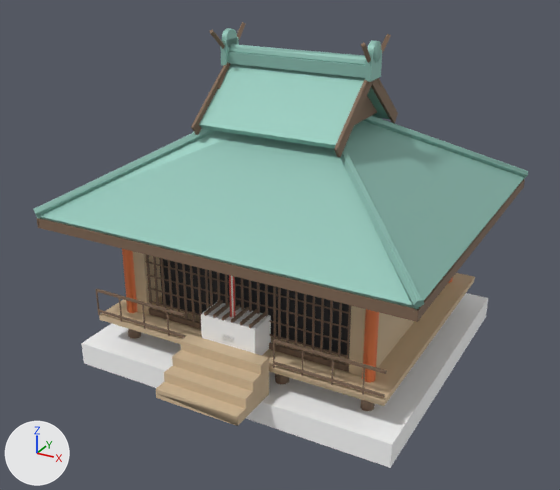
A saved change to the glTF model uminagi-assets/glb/shrine_hall.glb.
Camera for both pictures: a camera (50 mm lens) standing at (7.05, -13.56, 9.01) and looking at (-0.06, -0.63, 2.55). Every picture has the same lights, and +X, +Y and +Z are marked at lower left. The older version comes first. Vertices at exactly the same position are counted once.

The scene before the commit, as lines of its bpy script (objects in view):
```python
ob_shrine_hall_body = bpy.data.objects.new('shrine_hall_body', me_shrine_hall_body)
ob_shrine_hall_body.parent = ob_shrine_hall
ob_shrine_hall_body.location = (0.0, -0.188, 3.392)
ob_shrine_hall_body.scale = (3.96, 3.96, 3.96)
ob_shrine_hall_lod1 = bpy.data.objects.new('shrine_hall_lod1', me_shrine_hall_lod1)
ob_shrine_hall_lod1.parent = ob_shrine_hall
ob_shrine_hall_lod1.location = (0.00392, -0.187, 3.374)
ob_shrine_hall_lod1.scale = (3.96, 3.96, 3.96)
```
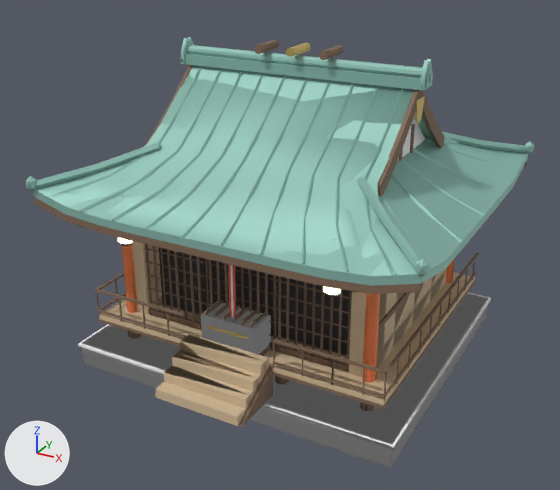
Location of each change, (x1, y1, x2, y2) in pixels of the pictures (560 x 490 px; the box of a moved part takes in the faces that stretch with it):
'shrine_hall_body', reshaped, moved, rescaled
    before: (34, 22, 528, 468)
    after: (25, 37, 534, 468)
'shrine_hall_lod1', reshaped, moved, rescaled
    before: (37, 30, 528, 468)
    after: (27, 38, 534, 467)
part 1 of me_shrine_hall_body, added
    after: (82, 320, 484, 468)
part 2 of me_shrine_hall_body, added
    after: (78, 293, 491, 449)
part 3 of me_shrine_hall_body, added
    after: (129, 331, 141, 339)
part 4 of me_shrine_hall_body, added
    after: (360, 402, 374, 411)
part 5 of me_shrine_hall_body, added
    after: (98, 280, 475, 409)
part 6 of me_shrine_hall_body, added
    after: (95, 272, 124, 291)
part 7 of me_shrine_hall_body, added
    after: (99, 292, 126, 310)
part 8 of me_shrine_hall_body, added
    after: (385, 253, 479, 374)
part 9 of me_shrine_hall_body, added
    after: (385, 272, 476, 397)
part 10 of me_shrine_hall_body, moved or reshaped (not visible before)
    after: (149, 308, 349, 372)
part 11 of me_shrine_hall_body, deleted
    before: (34, 22, 528, 468)
part 12 of me_shrine_hall_body, added
    after: (25, 37, 534, 427)
part 13 of me_shrine_hall_lod1, added
    after: (139, 294, 487, 467)
part 14 of me_shrine_hall_lod1, deleted
    before: (37, 30, 528, 468)
part 15 of me_shrine_hall_lod1, added
    after: (27, 38, 534, 450)

Diff of the bpy script that builds the scene:
```diff
--- a/uminagi-assets/glb/shrine_hall.glb.py
+++ b/uminagi-assets/glb/shrine_hall.glb.py
@@ me_shrine_hall_body @@
 # used by ob_shrine_hall_body; parent = ob_shrine_hall; location = (0.0, -0.188, 3.392); scale = (3.96, 3.96, 3.96)
-me_shrine_hall_body.from_pydata(...)  # 1806 vertices, 3210 faces; spans x -1.0..1.0, y -0.95..0.95, z -0.86..0.86
+me_shrine_hall_body.from_pydata(...)  # 3216 vertices, 5014 faces; spans x -4.01..4.01, y -3.94..3.6, z 0.0..6.53
+# me_shrine_hall_body part 1: a new loose piece, a box spanning x -3.5..3.5, y -3.1..3.1, z 0.0..0.5, in mat_granite (white #ffffff)
+# me_shrine_hall_body part 2: a new loose piece, a box spanning x -3.55..3.55, y -3.15..3.15, z 0.44..0.5, in mat_granite (white #ffffff)
+# me_shrine_hall_body part 3: a new loose piece, a 10-sided cylinder along z spanning x -2.83..-2.57, y -2.42..-2.18, z 0.5..1.0, in mat_wood_frame (brown #816955)
+# me_shrine_hall_body part 4: a new loose piece, a 10-sided cylinder along z spanning x 2.57..2.83, y -2.42..-2.18, z 0.5..1.0, in mat_wood_frame (brown #816955)
+# me_shrine_hall_body part 5: a new loose piece, a box spanning x -3.22..3.22, y -2.82..2.82, z 0.96..1.02, in mat_wood_frame (brown #816955)
+# me_shrine_hall_body part 6: a new loose piece, a box spanning x -3.23..-3.17, y -2.8..2.8, z 1.68..1.72, in mat_wood_frame (brown #816955)
+# me_shrine_hall_body part 7: a new loose piece, a box spanning x -3.22..-3.18, y -2.8..2.8, z 1.2..1.24, in mat_wood_frame (brown #816955)
+# me_shrine_hall_body part 8: a new loose piece, a box spanning x 3.17..3.23, y -2.8..2.8, z 1.68..1.72, in mat_wood_frame (brown #816955)
+# me_shrine_hall_body part 9: a new loose piece, a box spanning x 3.18..3.22, y -2.8..2.8, z 1.2..1.24, in mat_wood_frame (brown #816955)
+# me_shrine_hall_body part 10: the loose piece of 16 vertices spanning x -0.58..0.58, y -0.53..-0.51, z 0.01..0.03 is scaled about its middle by (3.96, 3.98, 4.75), then moved by (0.0, -1.73, 1.16)
+# me_shrine_hall_body part 11: 114 loose pieces with 1790 vertices, spanning x -1.0..1.0, y -0.95..0.95, z -0.86..0.86, are deleted
+# me_shrine_hall_body part 12: 2952 vertices added at x -4.01..4.01, y -3.94..3.6, z 0.5..6.53
+# other edits to the shape of me_shrine_hall_body do not show in these pictures
 me_shrine_hall_body.materials.append(mat_granite)
@@ me_shrine_hall_body @@
 me_shrine_hall_body.materials.append(mat_wood_dark)
-me_shrine_hall_body.materials.append(mat_ink_white)  # white #f9f8f3
+me_shrine_hall_body.materials.append(mat_plaster_white)  # white #ffffff
+me_shrine_hall_body.materials.append(mat_lantern_white)  # white #f9f6ed, glowing beige #ffedcb
@@ me_shrine_hall_lod1 @@
 # used by ob_shrine_hall_lod1; parent = ob_shrine_hall; location = (0.00392, -0.187, 3.374); scale = (3.96, 3.96, 3.96)
-me_shrine_hall_lod1.from_pydata(...)  # 680 vertices, 909 faces; spans x -1.0..1.0, y -0.95..0.95, z -0.85..0.85
+me_shrine_hall_lod1.from_pydata(...)  # 1280 vertices, 1423 faces; spans x -3.96..3.99, y -3.94..3.56, z 0.0..6.53
+# me_shrine_hall_lod1 part 13: a new loose piece, a box spanning x -3.5..3.5, y -3.1..3.1, z 0.0..0.5, in mat_granite (white #ffffff)
+# me_shrine_hall_lod1 part 14: 113 loose pieces with 668 vertices, spanning x -1.0..1.0, y -0.95..0.95, z -0.85..0.85, are deleted
+# me_shrine_hall_lod1 part 15: 1249 vertices added at x -3.96..3.99, y -3.94..3.56, z 0.44..6.53
+# other edits to the shape of me_shrine_hall_lod1 do not show in these pictures
 me_shrine_hall_lod1.materials.append(mat_granite)
@@ me_shrine_hall_lod1 @@
 me_shrine_hall_lod1.materials.append(mat_wood_dark)
-me_shrine_hall_lod1.materials.append(mat_ink_white)  # white #f9f8f3
+me_shrine_hall_lod1.materials.append(mat_plaster_white)  # white #ffffff
+me_shrine_hall_lod1.materials.append(mat_lantern_white)  # white #f9f6ed, glowing beige #ffedcb
@@ ob_shrine_hall_body @@
 ob_shrine_hall_body.parent = ob_shrine_hall
-ob_shrine_hall_body.location = (0.0, -0.188, 3.392)
-ob_shrine_hall_body.scale = (3.96, 3.96, 3.96)
+ob_shrine_hall_body.location = (0.0, 0.0, 0.0)
@@ ob_shrine_hall_lod1 @@
 ob_shrine_hall_lod1.parent = ob_shrine_hall
-ob_shrine_hall_lod1.location = (0.00392, -0.187, 3.374)
-ob_shrine_hall_lod1.scale = (3.96, 3.96, 3.96)
+ob_shrine_hall_lod1.location = (0.0, 0.0, 0.0)
```
